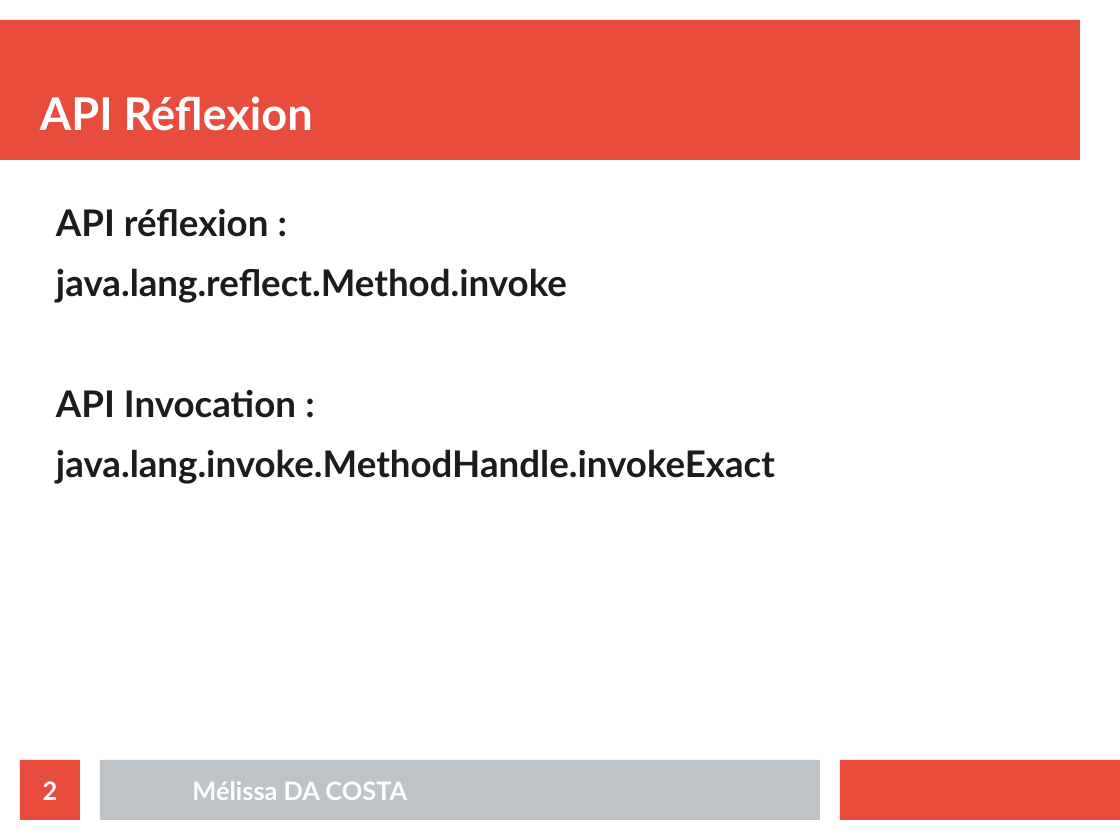
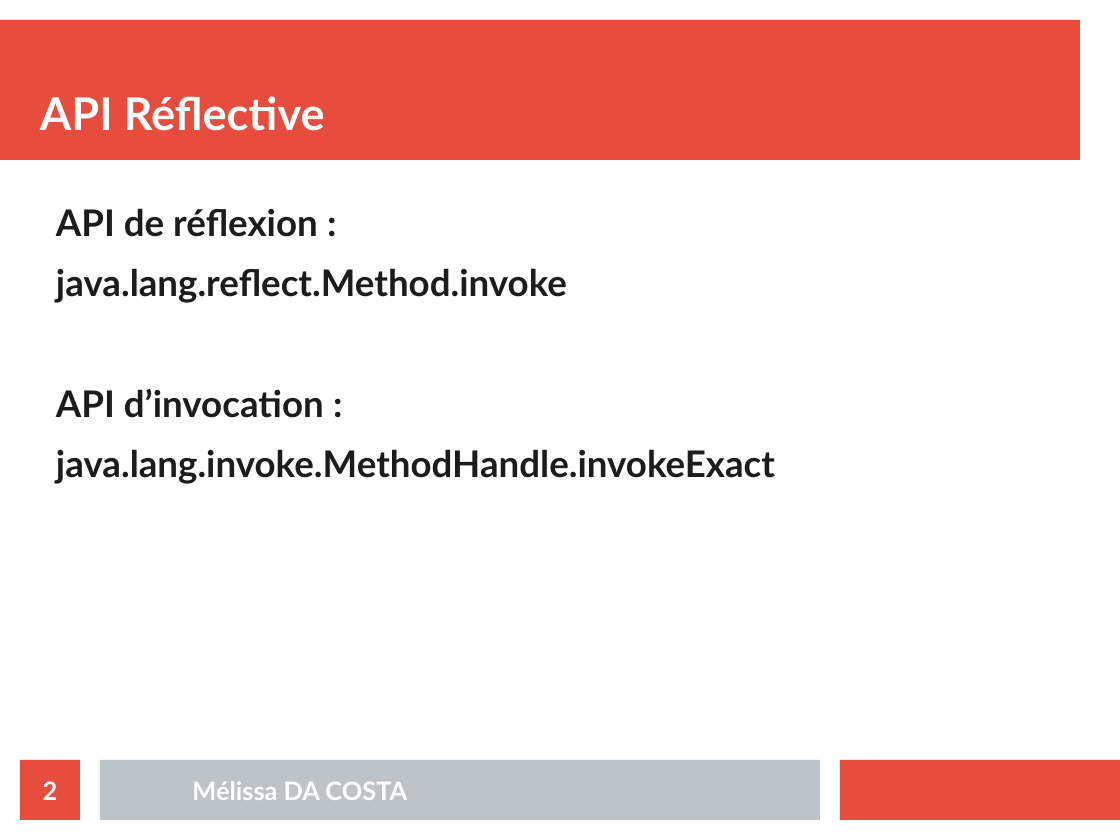
Before and after one commit to MelissaDaCosta/java-inside, a slide deck: slide 2 of lab3/Mélissa_DA_COSTA_slides_TP03.odp. Drawn at 1120x840 pixels with LibreOffice and Linux fonts; fonts in the diff are those of the drawing. Boxes give left, top, right and bottom in pixels: in the first picture for what was removed or moved away, otherwise in the second. Text is boxed around its words. In the diff, an @@ line names an element or a change of style, - is before the commit and + after.

Commit message:
add slide tp3

```diff
--- a/lab3/Mélissa_DA_COSTA_slides_TP03.odp
+++ b/lab3/Mélissa_DA_COSTA_slides_TP03.odp
@@ title at <box>40,96,325,131</box>: text changed @@
-API Réflexion
+API Réflective
@@ text at <box>56,208,318,237</box>: text changed @@
-API réflexion :
+API de réflexion :
@@ text at <box>56,389,324,418</box>: text changed @@
-API Invocation :
+API d’invocation :
```
Also in this commit, not shown: 6 slides added, 5 slides removed, 4 other files.
